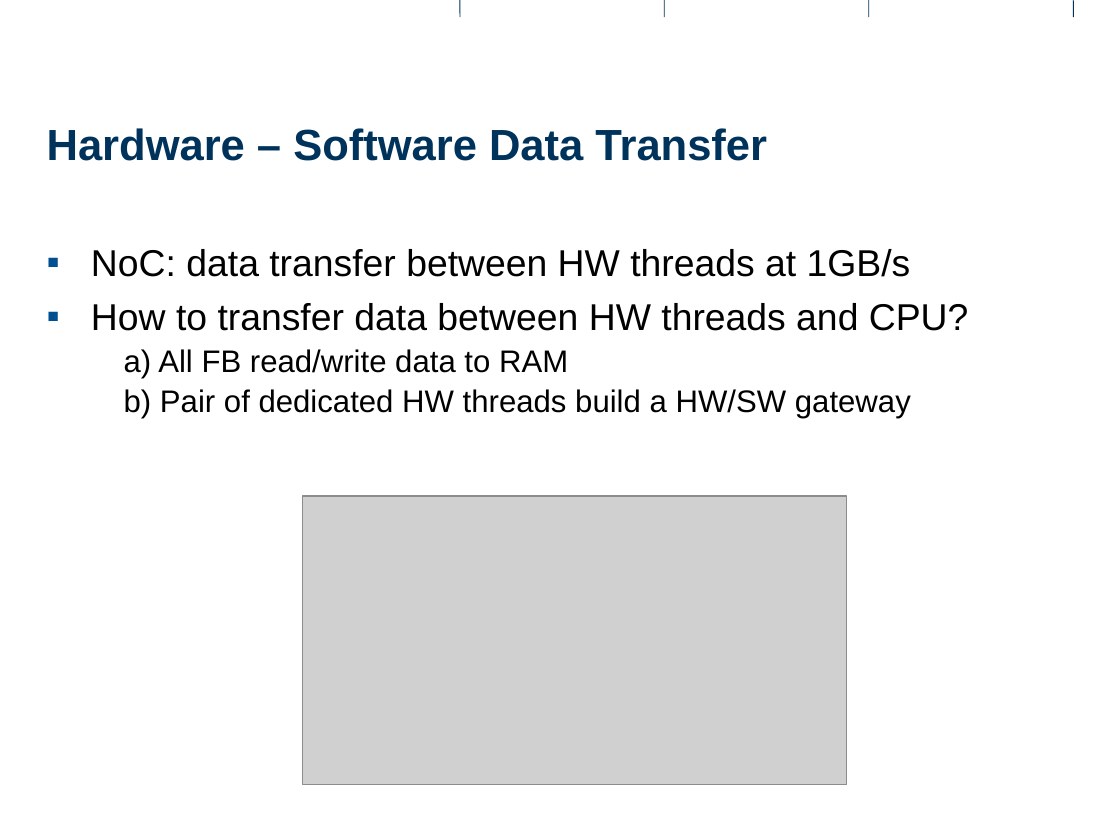
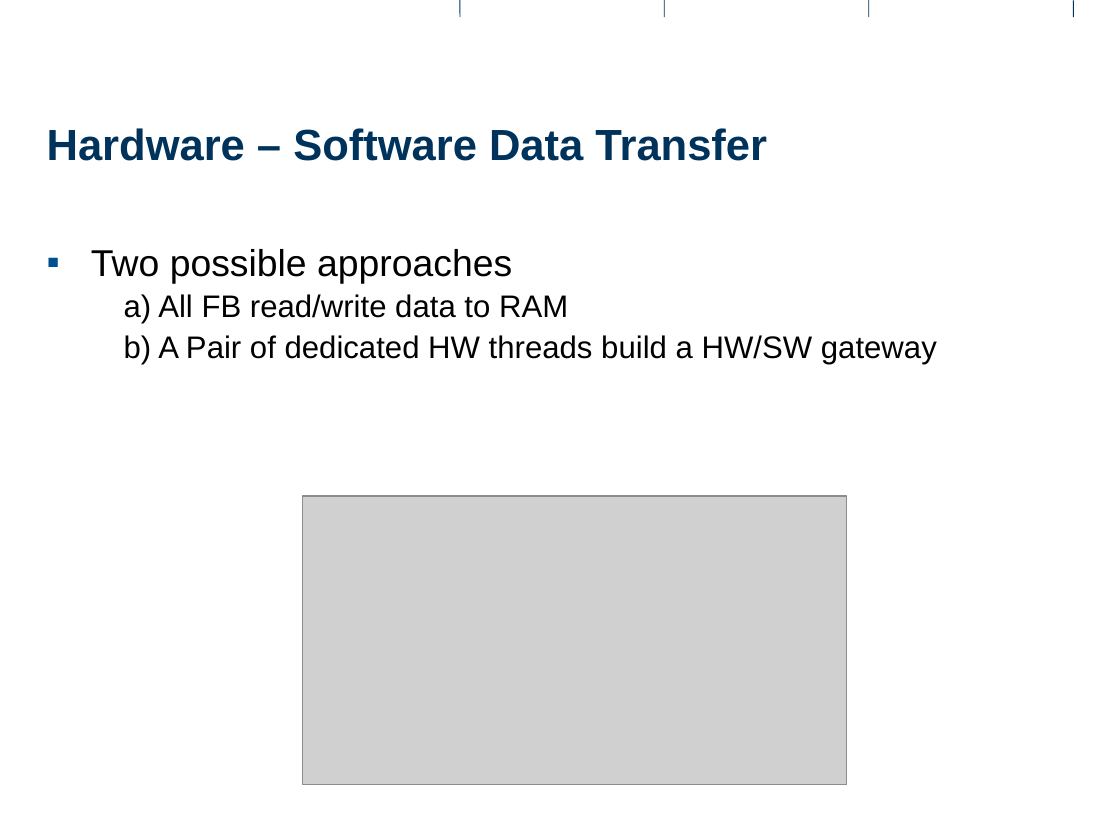
Before and after one commit to rihuber/ma, a slide deck: slide 7 of documents/presentations/intermediate2/intermediate2.odp (slide 5 before the commit). Drawn at 1120x840 pixels with LibreOffice and Linux fonts; fonts in the diff are those of the drawing; grey boxes stand for pictures; background and template pictures are left out. Boxes give left, top, right and bottom in pixels: in the first picture for what was removed or moved away, otherwise in the second. Text is boxed around its words. In the diff, an @@ line names an element or a change of style, - is before the commit and + after.

```diff
--- a/documents/presentations/intermediate2/intermediate2.odp
+++ b/documents/presentations/intermediate2/intermediate2.odp
@@ text at (91, 249, 512, 283): text changed @@
-▪ NoC: data transfer between HW threads at 1GB/s
-▪ How to transfer data between HW threads and CPU?
+▪ Two possible approaches
@@ text at (124, 335, 937, 364): text changed @@
-  b) Pair of dedicated HW threads build a HW/SW gateway
+  b) A Pair of dedicated HW threads build a HW/SW gateway
```
Also in this commit, not shown: 6 other slides changed, 3 slides added, 1 slide removed, 37 other files.
